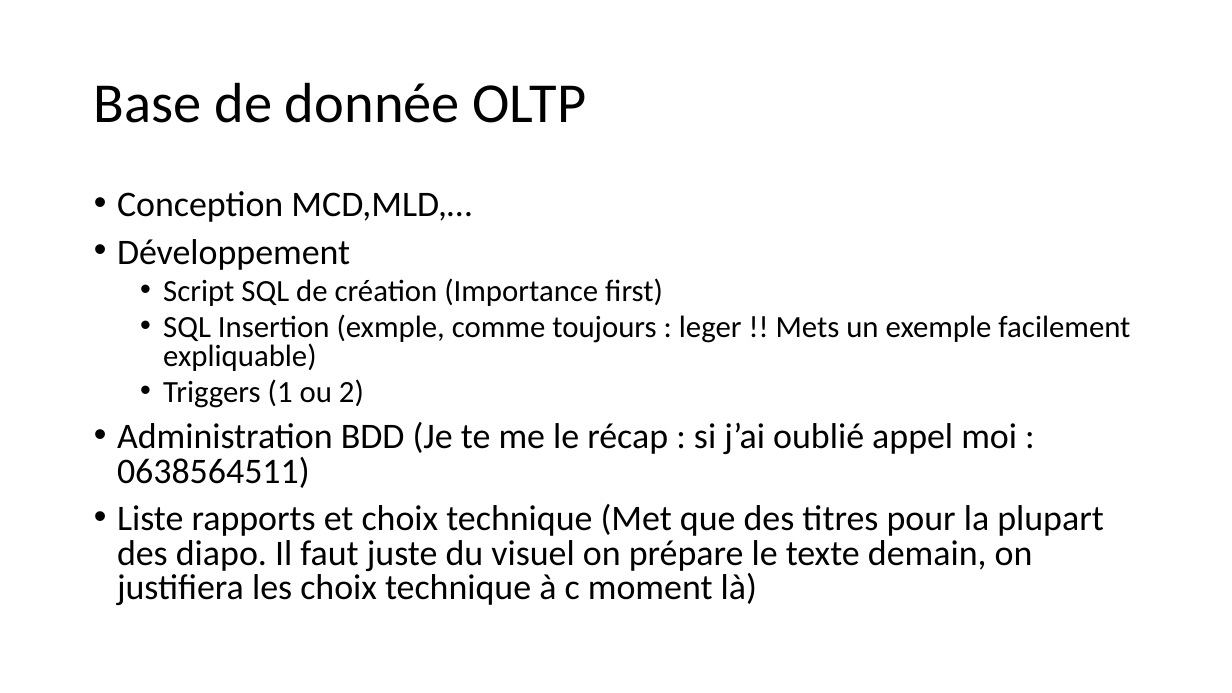
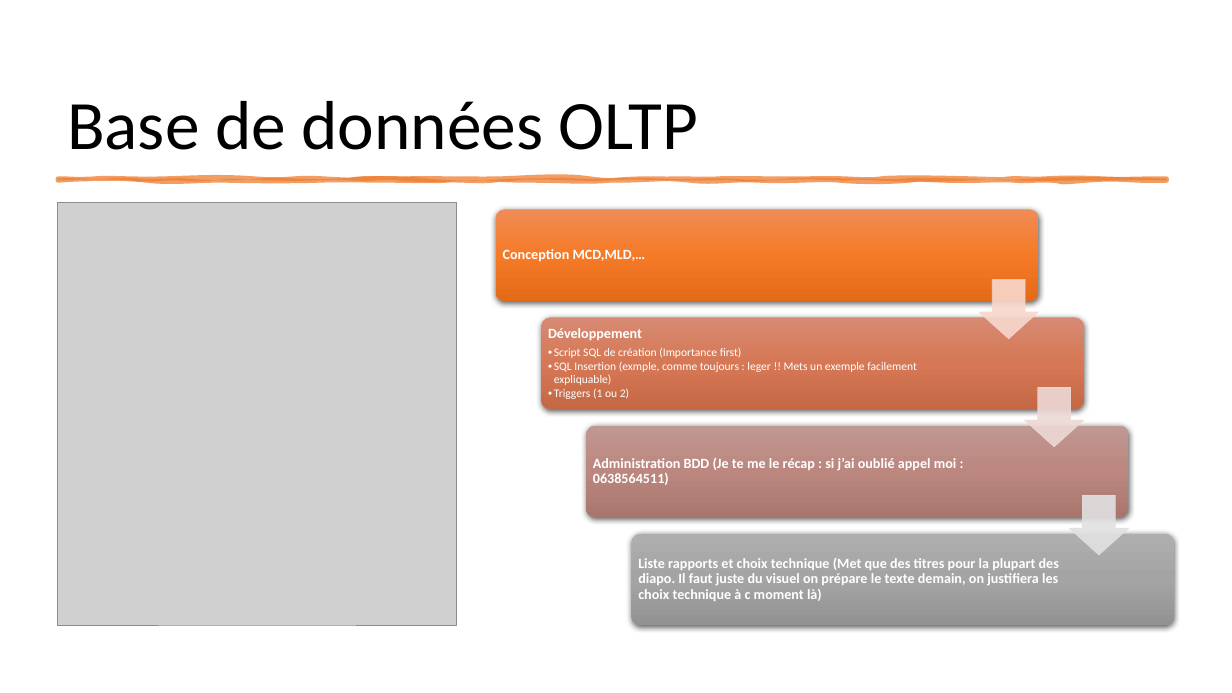
Before and after one commit to neopolitan2012/PT-LPBDD, a slide deck: slide 4 of Soutenance_PT.pptx (slide 3 before the commit). Drawn at 1232x693 pixels with LibreOffice and Linux fonts; fonts in the diff are those of the drawing; grey boxes stand for pictures. Boxes give left, top, right and bottom in pixels: in the first picture for what was removed or moved away, otherwise in the second. Text is boxed around its words. In the diff, an @@ line names an element or a change of style, - is before the commit and + after.

```diff
--- a/Soutenance_PT.pptx
+++ b/Soutenance_PT.pptx
@@ title "Base de données OLTP" at (67,101,698,150): vertical alignment middle to bottom @@
@@ title at (67,101,698,150): text changed; size 44 to 54 pt @@
-Base de donnée OLTP
+Base de données OLTP
@@ freeform shape added at (58,178,1167,180), fill #ED7D31 at 75% opacity, outline #ED7D31 3.5 pt @@
@@ picture added at (58,202,457,626) @@
@@ text removed at (117,191,1130,605) @@
-• Conception MCD,MLD,…
-• Développement
-  • Script SQL de création (Importance first)
-  • SQL Insertion (exmple, comme toujours : leger !! Mets un exemple facilement expliquable)
-  • Triggers (1 ou 2)
-• Administration BDD (Je te me le récap : si j’ai oublié appel moi : 0638564511)
-• Liste rapports et choix technique (Met que des titres pour la plupart des diapo. Il faut juste du visuel on prépare le texte demain, on justifiera les choix technique à c moment là)
@@ group added at (496,210,1174,626): 4 rounded rectangles, 4 texts, 3 down arrows @@
+Conception MCD,MLD,…
+Développement
+  • Script SQL de création (Importance first)
+  • SQL Insertion (exmple, comme toujours : leger !! Mets un exemple facilement expliquable)
+  • Triggers (1 ou 2)
+Administration BDD (Je te me le récap : si j’ai oublié appel moi : 0638564511)
+Liste rapports et choix technique (Met que des titres pour la plupart des diapo. Il faut juste du visuel on prépare le texte demain, on justifiera les choix technique à c moment là)
```
Also in this commit, not shown: 3 other slides changed, 4 slides added, 2 slides removed.
